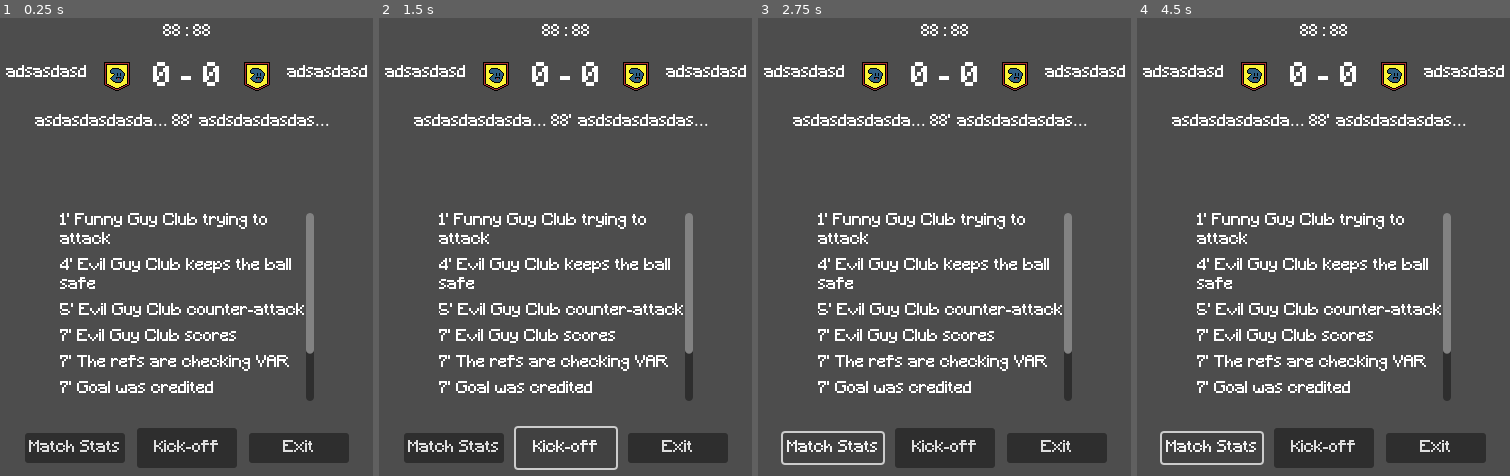
Above: before the commit, frames 1-4 (left to right).
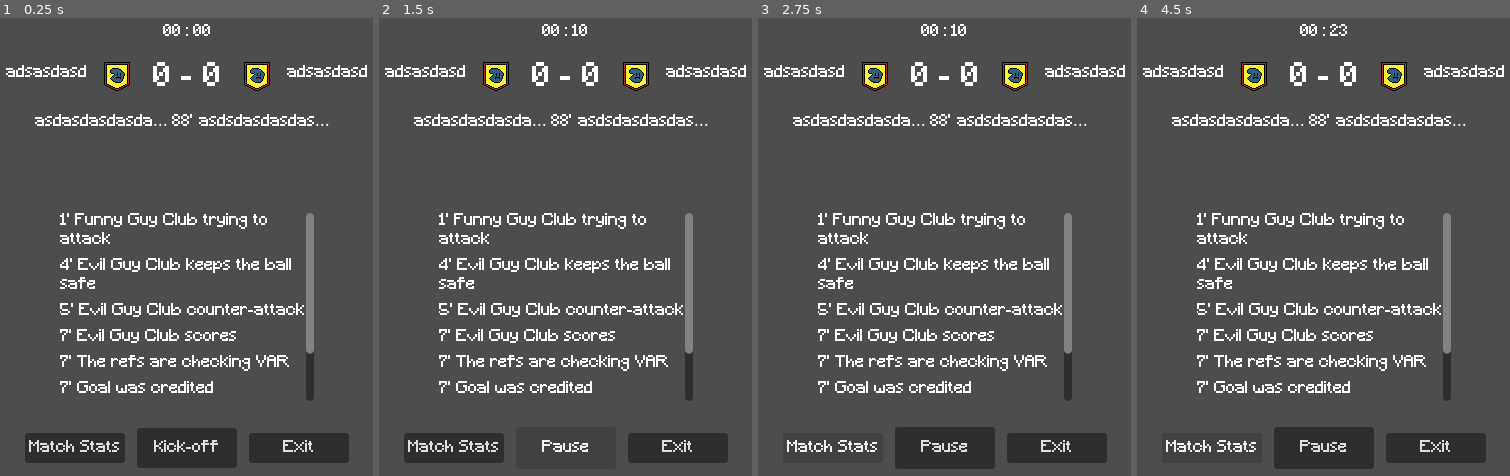
Above: after the commit, the same moments.

Repository: followamjad/godot_football_manager
Game: Godot game, scene res://scenes/field.tscn
Two runs of this game, one before a commit and one after it. Both use one fixed random seed, a clock stepped at 60 frames per second and the inputs below. The project has no main scene, so this scene is started directly.
Inputs (mouse positions are in pixels of both pictures, inside the frame that each line leads up to):
- Up to frame 1 (0.25 s): no input
- Up to frame 2 (1.5 s): click "Kick-off" at 0.5 s; click (565, 448) at 1.25 s, where only the run after the commit has a clickable "Pause"
- Up to frame 3 (2.75 s): click "Match Stats" at 2 s
- Up to frame 4 (4.5 s): click "Match Stats" at 2.75 s; click (1323, 448) at 3.5 s, where only the run before the commit has a clickable "Kick-off"; click "Match Stats" at 4.25 s

The runs differ from the first frame. In frame 1, less than 0.1% of the frame differs, in the area x 43-57%, y 1-4%; in frame 2, 0.6%; in frame 3, 0.7%, in the area x 6-64%, y 1-99%; in frame 4, 0.7%.

Commit message:
first commit for match timer

Diff:
--- a/scenes/field.tscn
+++ b/scenes/field.tscn
@@ -23,11 +23,12 @@
 alignment = 1
 
 [node name="current_time_minute_label" type="Label" parent="game_handler/CanvasLayer/current_time_container"]
+custom_minimum_size = Vector2(24, 0)
 layout_mode = 2
 theme_override_fonts/font = ExtResource("1_rhirp")
 theme_override_font_sizes/font_size = 16
-text = "88"
-horizontal_alignment = 1
+text = "00"
+horizontal_alignment = 2
 vertical_alignment = 1
 
 [node name="static_label" type="Label" parent="game_handler/CanvasLayer/current_time_container"]
@@ -39,11 +40,11 @@
 vertical_alignment = 1
 
 [node name="current_time_second_label" type="Label" parent="game_handler/CanvasLayer/current_time_container"]
+custom_minimum_size = Vector2(24, 0)
 layout_mode = 2
 theme_override_fonts/font = ExtResource("1_rhirp")
 theme_override_font_sizes/font_size = 16
-text = "88"
-horizontal_alignment = 1
+text = "00"
 vertical_alignment = 1
 
 [node name="home_club_logo" type="TextureRect" parent="game_handler/CanvasLayer"]
@@ -262,6 +263,7 @@
 layout_mode = 2
 size_flags_horizontal = 4
 size_flags_vertical = 4
+focus_mode = 0
 theme_override_fonts/font = ExtResource("1_rhirp")
 text = "Match Stats"
 text_overrun_behavior = 3
@@ -271,17 +273,33 @@
 layout_mode = 2
 size_flags_horizontal = 4
 size_flags_vertical = 4
+focus_mode = 0
 theme_override_fonts/font = ExtResource("1_rhirp")
 text = "Kick-off"
 text_overrun_behavior = 3
+
+[node name="pause_match_button" type="Button" parent="game_handler/CanvasLayer/button_container"]
+visible = false
+custom_minimum_size = Vector2(100, 40)
+layout_mode = 2
+focus_mode = 0
+theme_override_fonts/font = ExtResource("1_rhirp")
+text = "Pause"
 
 [node name="exit_match_button" type="Button" parent="game_handler/CanvasLayer/button_container"]
 custom_minimum_size = Vector2(100, 30)
 layout_mode = 2
 size_flags_horizontal = 4
 size_flags_vertical = 4
+focus_mode = 0
 theme_override_fonts/font = ExtResource("1_rhirp")
 text = "Exit"
 text_overrun_behavior = 3
 
+[node name="second_timer" type="Timer" parent="game_handler"]
+wait_time = 0.07
+
 [connection signal="button_up" from="game_handler/CanvasLayer/button_container/start_match_button" to="game_handler" method="_on_start_match_button_button_up"]
+[connection signal="button_up" from="game_handler/CanvasLayer/button_container/pause_match_button" to="game_handler" method="_on_pause_match_button_button_up"]
+[connection signal="button_up" from="game_handler/CanvasLayer/button_container/exit_match_button" to="game_handler" method="_on_exit_match_button_button_up"]
+[connection signal="timeout" from="game_handler/second_timer" to="game_handler" method="_on_second_timer_timeout"]
--- a/scripts/game_handler.gd
+++ b/scripts/game_handler.gd
@@ -22,14 +22,37 @@
 @onready var time_scoreboard_container: VBoxContainer = $CanvasLayer/scoreboard_container/HBoxContainer/time_scoreboard_container
 @onready var away_scoreboard_container: VBoxContainer = $CanvasLayer/scoreboard_container/HBoxContainer/away_scoreboard_container
 @onready var match_feed_label_container: VBoxContainer = $CanvasLayer/match_feed_container/match_feed_label_container
+@onready var second_timer: Timer = $second_timer
+@onready var start_match_button: Button = $CanvasLayer/button_container/start_match_button
+@onready var pause_match_button: Button = $CanvasLayer/button_container/pause_match_button
 
 # Called when the node enters the scene tree for the first time.
 func _ready() -> void:
-	pass # Replace with function body.
+	current_match_time_minutes = 0
+	current_match_time_seconds = 0
 
 # Called every frame. 'delta' is the elapsed time since the previous frame.
 func _process(delta: float) -> void:
-	pass
+	if is_match_started and not is_match_paused:
+		# second label handler
+		if current_match_time_seconds < 10:
+			current_time_second_label.text = "0" + str(current_match_time_seconds)
+		else:
+			current_time_second_label.text = str(current_match_time_seconds)
+
+		# minute label handler
+		if current_match_time_minutes < 10:
+			current_time_minute_label.text = "0" + str(current_match_time_minutes)
+		else:
+			current_time_minute_label.text = str(current_match_time_minutes)
+
+		# time adder
+		if current_match_time_seconds == 60 and current_match_time_minutes < 90:
+			current_match_time_seconds = 0
+			current_match_time_minutes += 1
+
+		if current_match_time_minutes == 90:
+			second_timer.stop()
 
 func update_screen():
 	home_club_name_label.text = home_club.club_name
@@ -40,13 +63,25 @@
 func update_score():
 	score_label.text = str(home_score) + " : " + str(away_score)
 
-func time_handler():
-	pass
-
 func _on_start_match_button_button_up() -> void:
 	kick_off()
+	start_match_button.visible = false
+	pause_match_button.visible = true
 
 func kick_off():
 	is_match_started = true
-	is_match_paused = false
-	var second_tween = get_tree().create_tween()
+	current_match_time_minutes = 0
+	current_match_time_seconds = 0
+	second_timer.start()
+
+func _on_second_timer_timeout() -> void:
+	current_match_time_seconds += 1
+
+
+func _on_pause_match_button_button_up() -> void:
+	is_match_paused = !is_match_paused
+	second_timer.paused = !second_timer.paused
+
+
+func _on_exit_match_button_button_up() -> void:
+	pass # Replace with function body.
